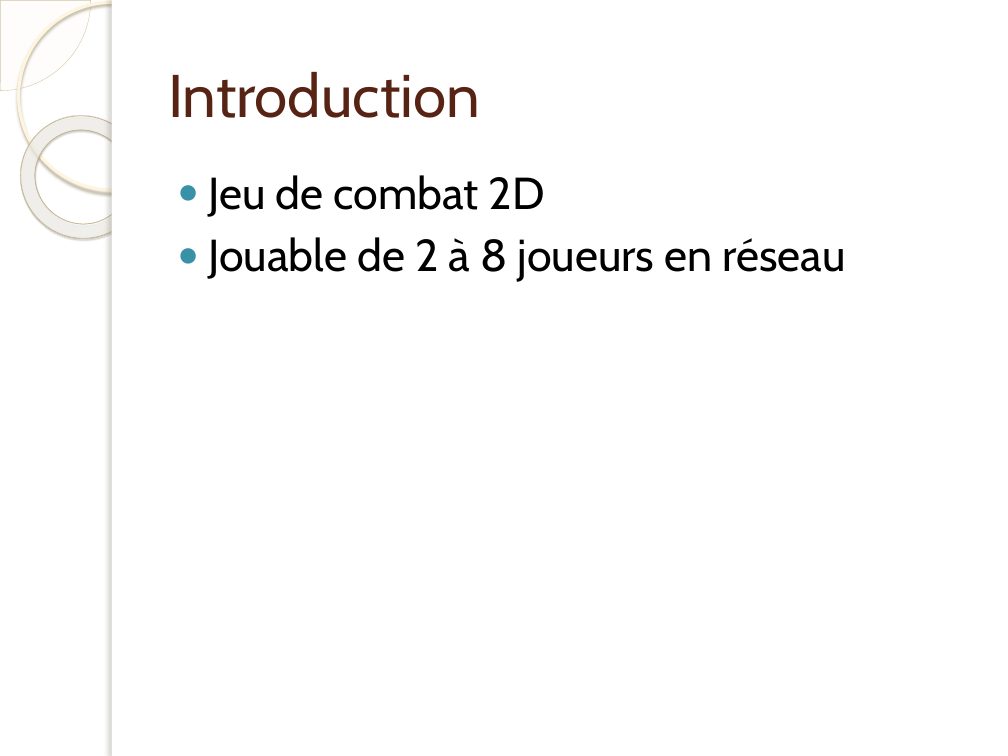
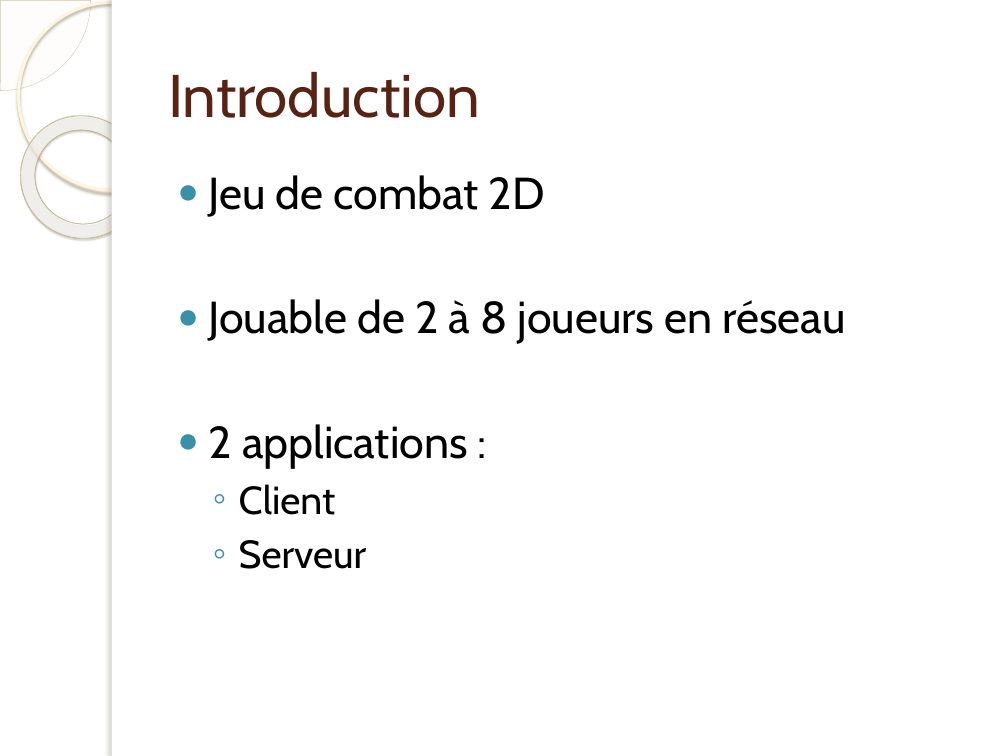
Before and after one commit to jonesbusy/killerbox, a slide deck: slide 3 of Documentation/presentation.pptx. Drawn at 1008x756 pixels with LibreOffice and Linux fonts; fonts in the diff are those of the drawing; background and template pictures are left out. Boxes give left, top, right and bottom in pixels: in the first picture for what was removed or moved away, otherwise in the second. Text is boxed around its words. In the diff, an @@ line names an element or a change of style, - is before the commit and + after.

```diff
--- a/Documentation/presentation.pptx
+++ b/Documentation/presentation.pptx
@@ text at (209, 424, 468, 569): paragraphs added @@
+● 2 applications :
+  ◦ Client
+  ◦ Serveur
```
Also in this commit, not shown: 3 other slides changed.
